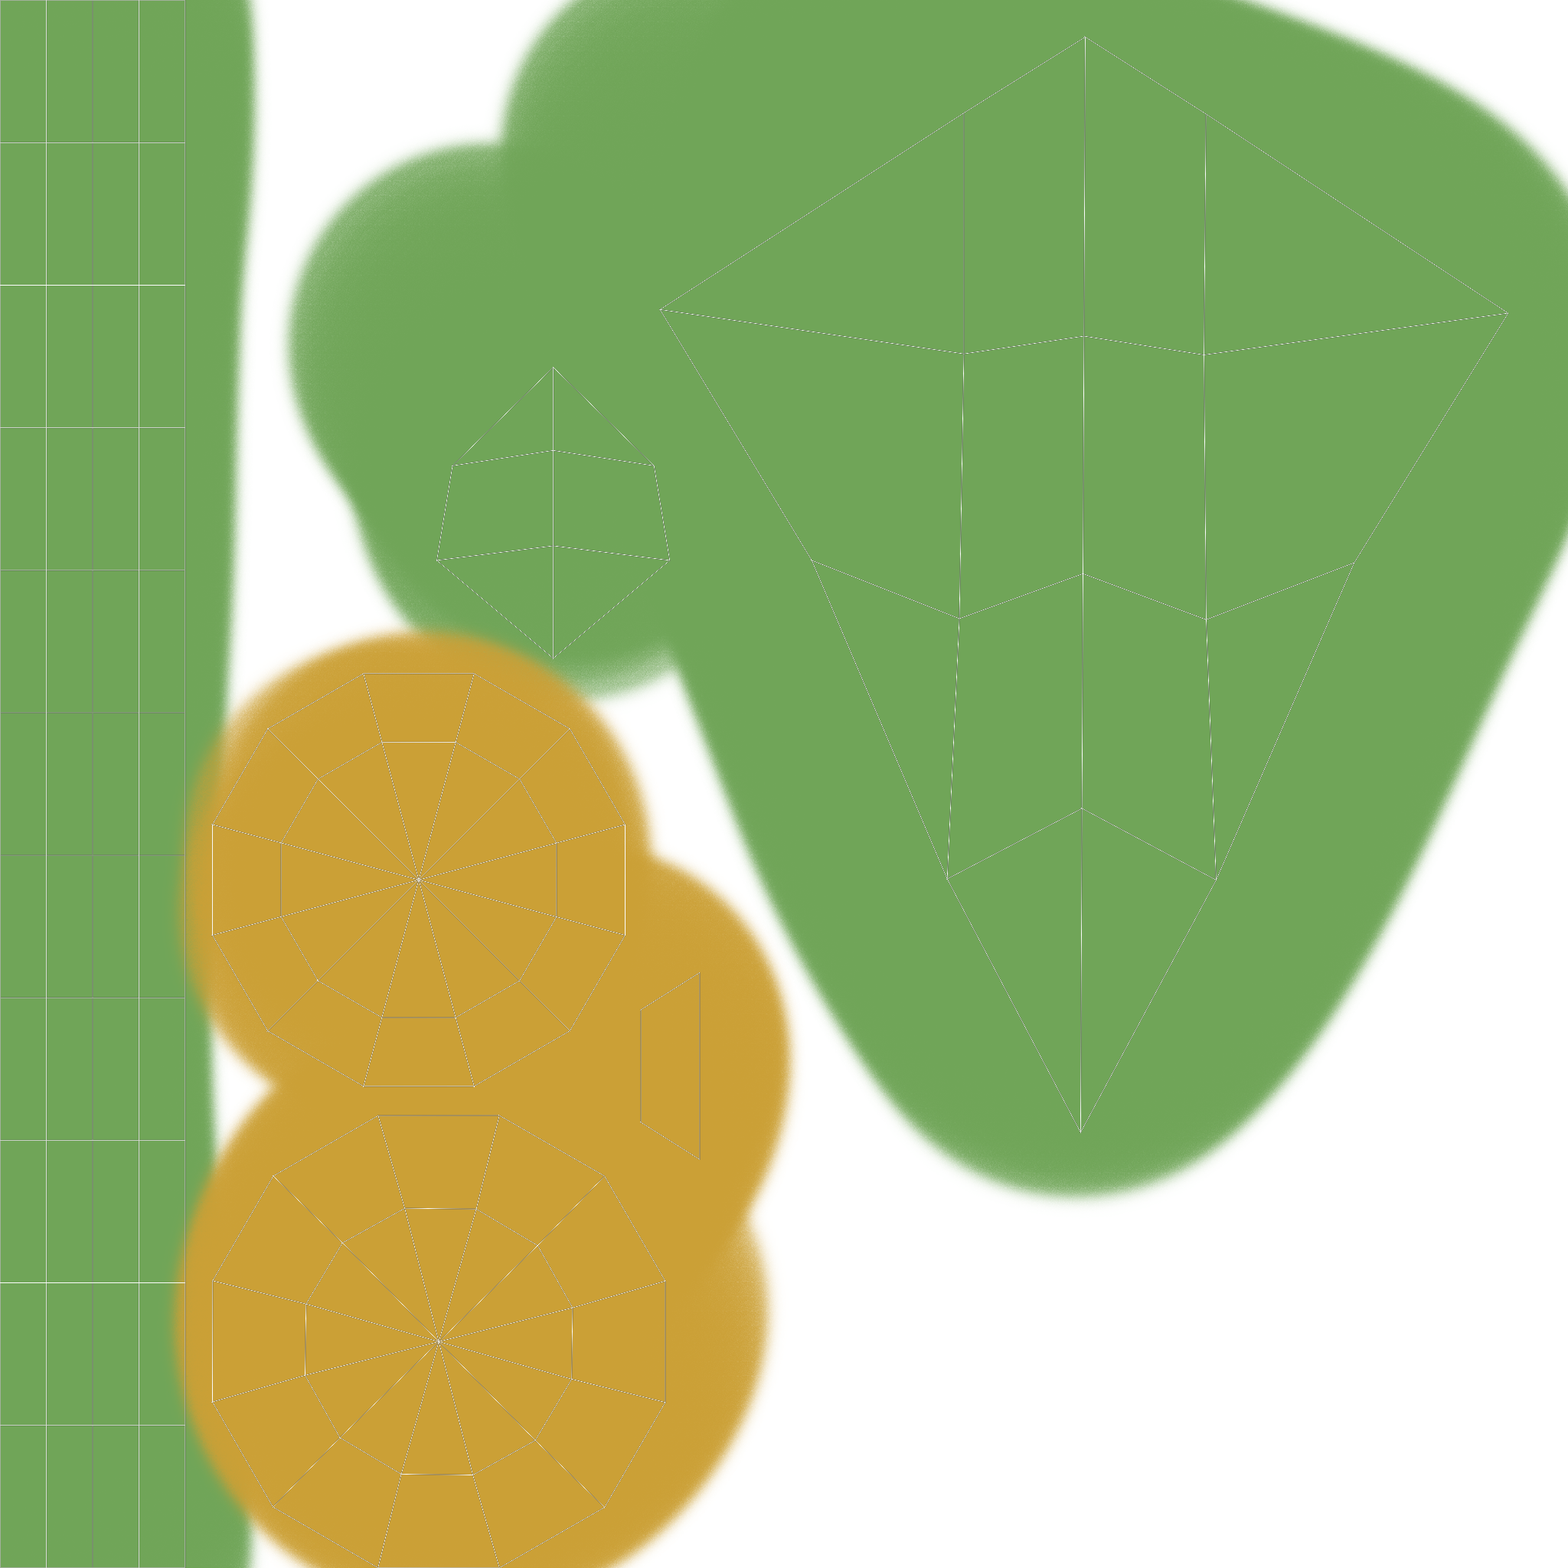
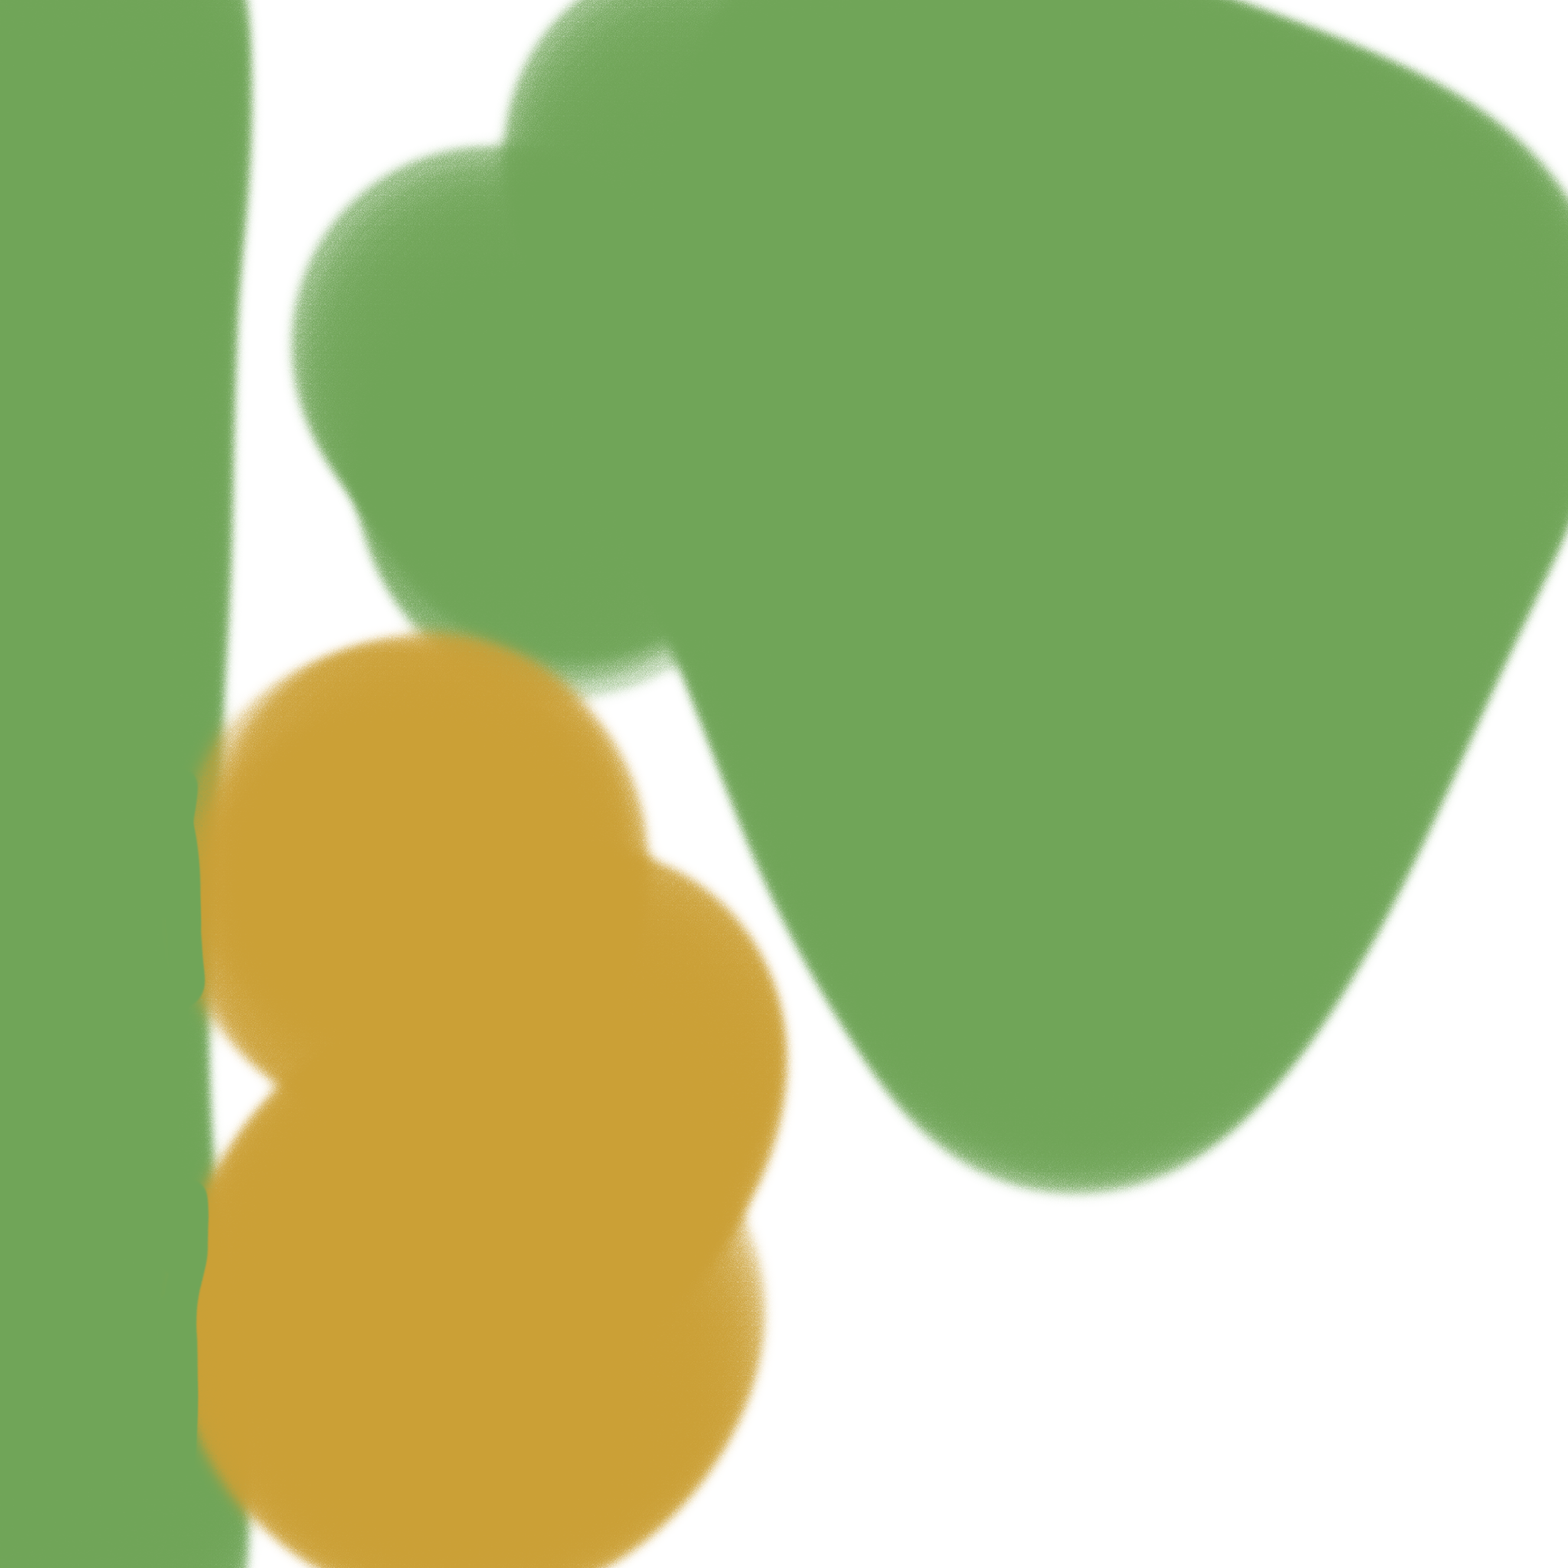
Layered file, before and after one edit (1568px x 1568px). Changes by layer:
hid "EmilsModellerGreen" over left=0, top=0, right=1510, bottom=1568
painted on "Layer 1" over left=146, top=768, right=211, bottom=1477
hid "Background" over left=0, top=0, right=1568, bottom=1568